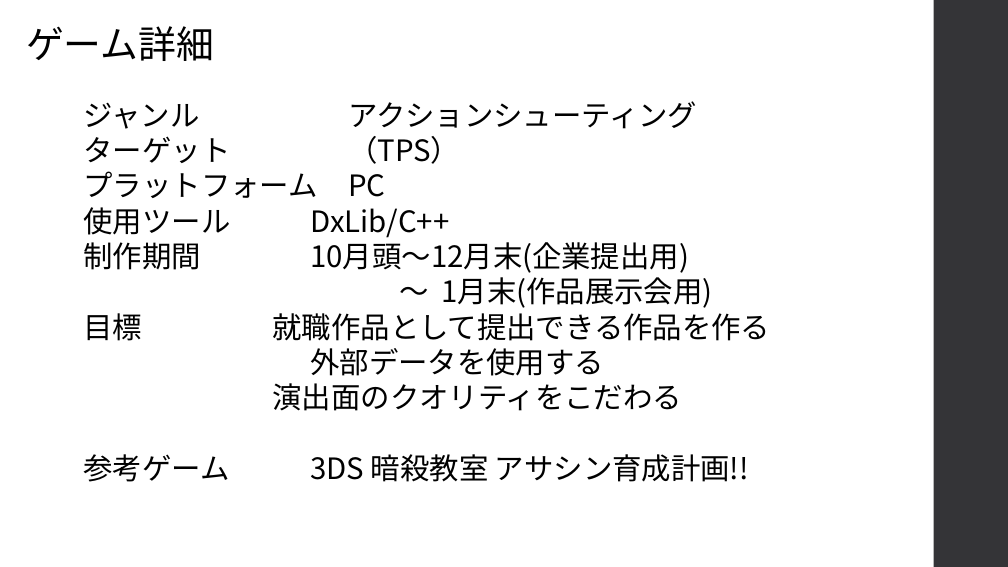
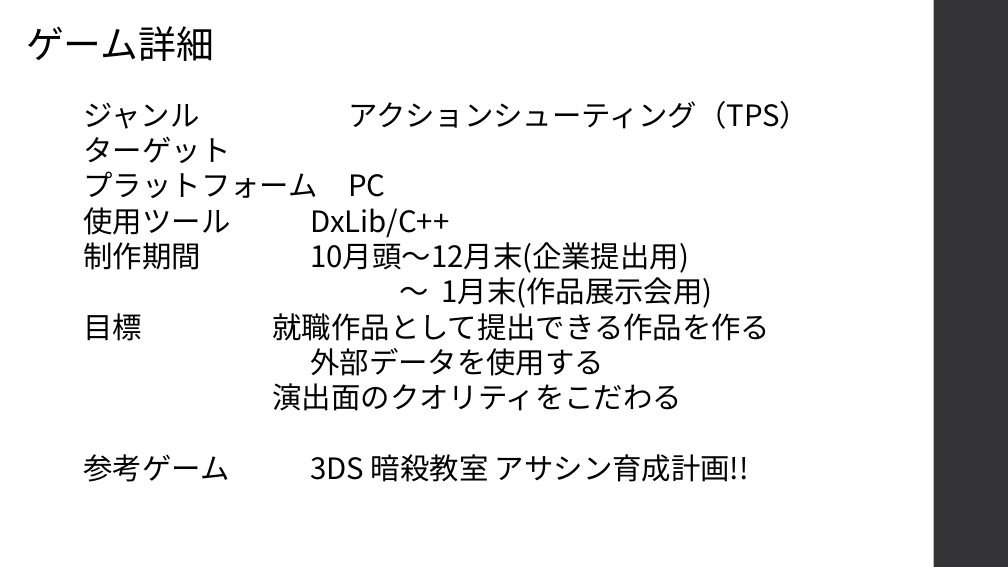
Before and after one commit to kakisawa/ProductionWork, a slide deck: slide 2 of 3DGame_3_NamelessGame/NamelessGame_企画書.pptx. Drawn at 1008x567 pixels with LibreOffice and Linux fonts; fonts in the diff are those of the drawing. Boxes give left, top, right and bottom in pixels: in the first picture for what was removed or moved away, otherwise in the second. Text is boxed around its words. In the diff, an @@ line names an element or a change of style, - is before the commit and + after.

```diff
--- a/3DGame_3_NamelessGame/NamelessGame_企画書.pptx
+++ b/3DGame_3_NamelessGame/NamelessGame_企画書.pptx
@@ text at (84, 101, 809, 163): text changed @@
-ジャンル アクションシューティング
-ターゲット （TPS）
+ジャンル アクションシューティング（TPS）
+ターゲット
```
Also in this commit, not shown: 1 other slide changed.
